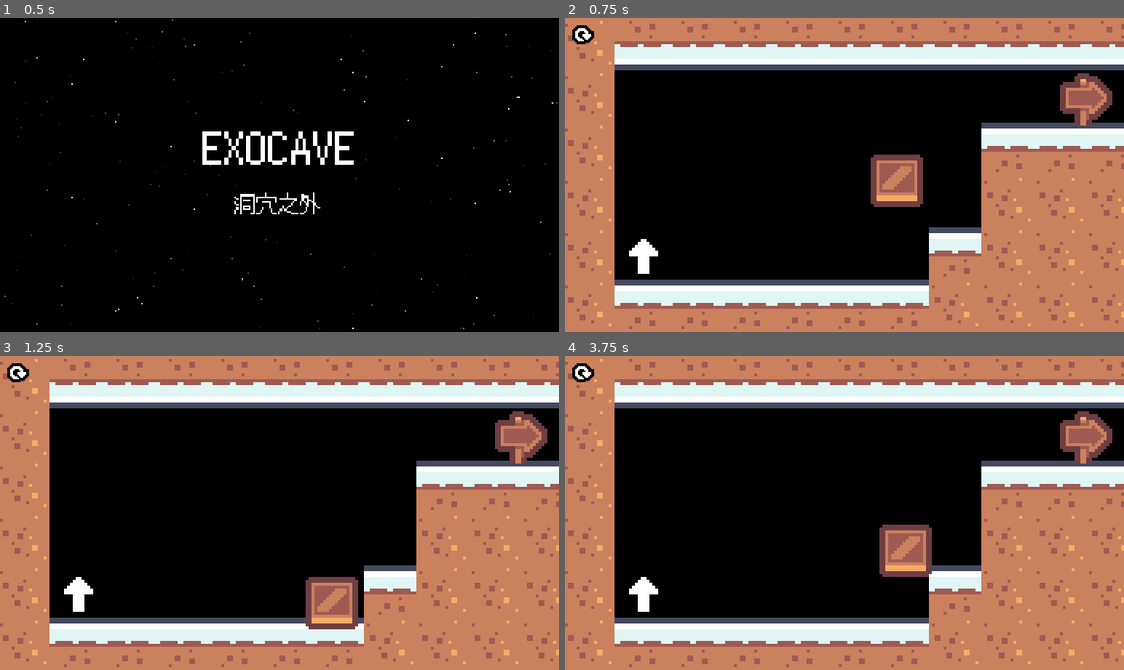
Above: before the commit, frames 1-4 (two rows, left to right).
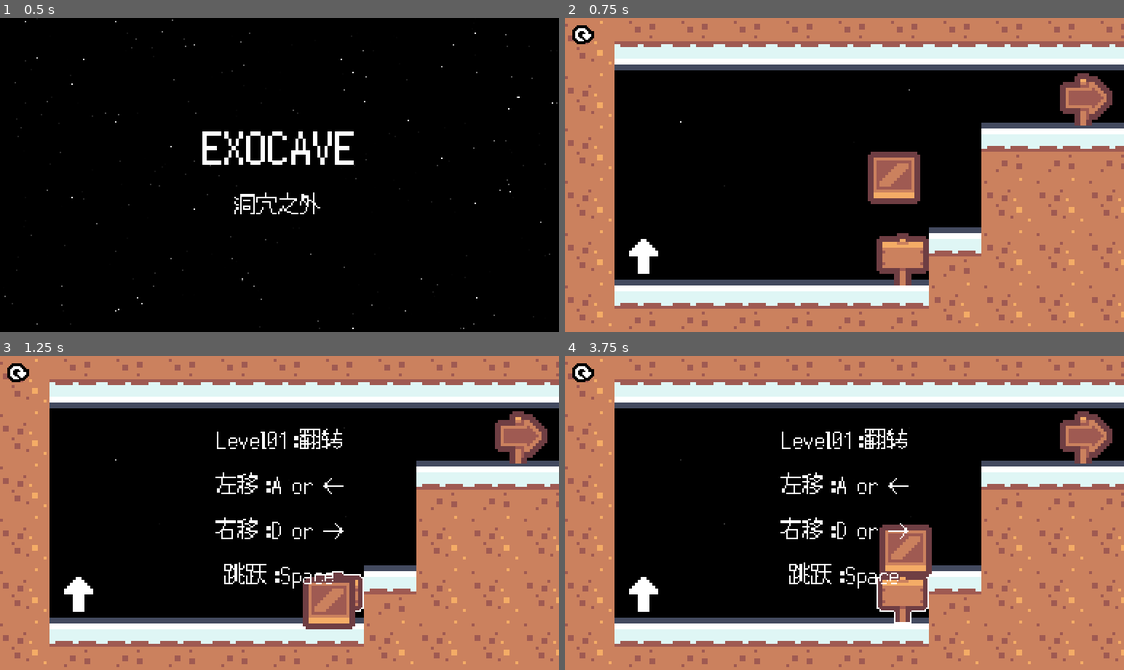
Above: after the commit, the same moments.

Repository: youer0219/Exocave
Game: Godot game, scene res://scenes/main_menu/MainMenu.tscn
Same seed, same stepped clock (60 frames per second), same inputs: the game is played once before the commit and once after it.
Inputs (mouse positions are in pixels of both pictures, inside the frame that each line leads up to):
- Up to frame 1 (0.5 s): no input
- Up to frame 2 (0.75 s): click (844, 203) at 0.5 s
- Up to frame 3 (1.25 s): no input
- Up to frame 4 (3.75 s): click (581, 374) at 1.25 s; tap Enter (ui_accept) at 2, 2.27, 2.75, 3.02 s; move the mouse to (967, 497) at 2.02 s; hold Right (ui_right) 2.03-3.53 s; move the mouse to (732, 528) at 2.77 s; move the mouse to (900, 443) at 3.52 s; hold Left (ui_left) from 3.53 s (still down)

Frame 1 is identical in both runs. In frame 2, 2.3% of the frame differs, in the area x 20-66%, y 22-86%; in frame 3, 2.0%; in frame 4, 2.5%, in the area x 20-66%, y 23-86%.

Commit message:
实现关卡告示牌、为关卡添加星空背景、优化信号传递

Diff:
--- /dev/null
+++ b/assets/shaders/outline.gdshader
@@ -0,0 +1,62 @@
+shader_type canvas_item;
+
+uniform vec4 color : source_color = vec4(1.0);
+uniform float width : hint_range(0, 10) = 1.0;
+uniform int pattern : hint_range(0, 2) = 0; // diamond, circle, square
+uniform bool inside = false;
+uniform bool add_margins = true; // only useful when inside is false
+
+void vertex() {
+	if (add_margins) {
+		VERTEX += (UV * 2.0 - 1.0) * width;
+	}
+}
+
+bool hasContraryNeighbour(vec2 uv, vec2 texture_pixel_size, sampler2D texture) {
+	for (float i = -ceil(width); i <= ceil(width); i++) {
+		float x = abs(i) > width ? width * sign(i) : i;
+		float offset;
+
+		if (pattern == 0) {
+			offset = width - abs(x);
+		} else if (pattern == 1) {
+			offset = floor(sqrt(pow(width + 0.5, 2) - x * x));
+		} else if (pattern == 2) {
+			offset = width;
+		}
+
+		for (float j = -ceil(offset); j <= ceil(offset); j++) {
+			float y = abs(j) > offset ? offset * sign(j) : j;
+			vec2 xy = uv + texture_pixel_size * vec2(x, y);
+
+			if ((xy != clamp(xy, vec2(0.0), vec2(1.0)) || texture(texture, xy).a <= 0.0) == inside) {
+				return true;
+			}
+		}
+	}
+
+	return false;
+}
+
+void fragment() {
+	vec2 uv = UV;
+
+	if (add_margins) {
+		vec2 texture_pixel_size = vec2(1.0) / (vec2(1.0) / TEXTURE_PIXEL_SIZE + vec2(width * 2.0));
+
+		uv = (uv - texture_pixel_size * width) * TEXTURE_PIXEL_SIZE / texture_pixel_size;
+
+		if (uv != clamp(uv, vec2(0.0), vec2(1.0))) {
+			COLOR.a = 0.0;
+		} else {
+			COLOR = texture(TEXTURE, uv);
+		}
+	} else {
+		COLOR = texture(TEXTURE, uv);
+	}
+
+	if ((COLOR.a > 0.0) == inside && hasContraryNeighbour(uv, TEXTURE_PIXEL_SIZE, TEXTURE)) {
+		COLOR.rgb = inside ? mix(COLOR.rgb, color.rgb, color.a) : color.rgb;
+		COLOR.a += (1.0 - COLOR.a) * color.a;
+	}
+}
--- a/global/event_bus/event_bus.gd
+++ b/global/event_bus/event_bus.gd
@@ -3,5 +3,3 @@
 
 @warning_ignore("unused_signal")
 signal gravity_flip
-@warning_ignore("unused_signal")
-signal level_win  ## 考虑到关卡中必备这个节点，可以直接通信，但目前先用这个实现。
--- /dev/null
+++ b/scenes/billboard/billboard.gd
@@ -0,0 +1,48 @@
+extends Area2D
+class_name Billboard
+
+signal text_update(text:String)
+
+@export_multiline var text:String
+
+@onready var image: Sprite2D = $Image
+
+var is_player_exist:bool = false:
+	set(value):
+		is_player_exist = value
+		update_billboard()
+var is_mouse_exist:bool = false:
+	set(value):
+		is_mouse_exist = value
+		update_billboard()
+
+func _ready() -> void:
+	hide_outline()
+
+func update_billboard():
+	if is_player_exist or is_mouse_exist:
+		outline()
+		text_update.emit(text)
+	else:
+		hide_outline()
+		text_update.emit("")
+
+func outline():
+	image.material.set_shader_parameter("width",0.5)
+
+func hide_outline():
+	image.material.set_shader_parameter("width",0.0)
+
+func _on_mouse_entered() -> void:
+	is_mouse_exist = true
+
+func _on_mouse_exited() -> void:
+	is_mouse_exist = false
+
+func _on_body_entered(body: Node2D) -> void:
+	if body is Player:
+		is_player_exist = true
+
+func _on_body_exited(body: Node2D) -> void:
+	if body is Player:
+		is_player_exist = false
--- /dev/null
+++ b/scenes/billboard/billboard.tscn
@@ -0,0 +1,30 @@
+[gd_scene load_steps=6 format=3 uid="uid://cm6pcukme4mw2"]
+
+[ext_resource type="Texture2D" uid="uid://cetcor14u50hs" path="res://assets/kenney_pixel-platformer/Tiles/tile_0086.png" id="1_31ivp"]
+[ext_resource type="Script" uid="uid://cv0dc1yr2xyw8" path="res://scenes/billboard/billboard.gd" id="1_vcqua"]
+[ext_resource type="Shader" uid="uid://chcruxanito2j" path="res://assets/shaders/outline.gdshader" id="2_o6ypo"]
+
+[sub_resource type="RectangleShape2D" id="RectangleShape2D_vcqua"]
+
+[sub_resource type="ShaderMaterial" id="ShaderMaterial_s473u"]
+shader = ExtResource("2_o6ypo")
+shader_parameter/color = Color(1, 1, 1, 1)
+shader_parameter/width = 0.0
+shader_parameter/pattern = 0
+shader_parameter/inside = true
+shader_parameter/add_margins = false
+
+[node name="Billboard" type="Area2D"]
+script = ExtResource("1_vcqua")
+
+[node name="CollisionShape2D" type="CollisionShape2D" parent="."]
+shape = SubResource("RectangleShape2D_vcqua")
+
+[node name="Image" type="Sprite2D" parent="."]
+material = SubResource("ShaderMaterial_s473u")
+texture = ExtResource("1_31ivp")
+
+[connection signal="body_entered" from="." to="." method="_on_body_entered"]
+[connection signal="body_exited" from="." to="." method="_on_body_exited"]
+[connection signal="mouse_entered" from="." to="." method="_on_mouse_entered"]
+[connection signal="mouse_exited" from="." to="." method="_on_mouse_exited"]
--- a/scenes/level/level.gd
+++ b/scenes/level/level.gd
@@ -3,11 +3,18 @@
 @export var level_name:String
 @export var next_level_name:String
 
+@onready var win_area_2d: Area2D = %WinArea2D
+@onready var billboard: Billboard = %Billboard
+@onready var label: Label = %Label
 
 func _ready() -> void:
-	EventBus.level_win.connect(
+	win_area_2d.level_win.connect(
 		func():
 			SceneManager.change_scene_to_level(next_level_name)
+	)
+	billboard.text_update.connect(
+		func(text:String):
+			label.text = text
 	)
 
 func _on_button_pressed() -> void:
--- a/scenes/level/level.tscn
+++ b/scenes/level/level.tscn
@@ -1,10 +1,12 @@
-[gd_scene load_steps=12 format=4 uid="uid://bhgetgieutmei"]
+[gd_scene load_steps=16 format=4 uid="uid://bhgetgieutmei"]
 
 [ext_resource type="Script" uid="uid://b1faq7nkveveq" path="res://scenes/level/level.gd" id="1_wcngd"]
 [ext_resource type="Script" uid="uid://v6jpyrttgo7t" path="res://components/grivate_area_2d.gd" id="2_xv074"]
 [ext_resource type="TileSet" uid="uid://bsrch7xw56pii" path="res://data/map/world.tres" id="3_sytrn"]
 [ext_resource type="PackedScene" uid="uid://bwo22nee7dils" path="res://scenes/win_area_2d/win_area_2d.tscn" id="5_pe1ox"]
+[ext_resource type="PackedScene" uid="uid://cm6pcukme4mw2" path="res://scenes/billboard/billboard.tscn" id="5_wcngd"]
 [ext_resource type="PackedScene" uid="uid://dr0farklgsayx" path="res://scenes/player/player.tscn" id="7_b7m21"]
+[ext_resource type="Shader" uid="uid://dsl83rk3ci4aa" path="res://assets/shaders/stars.gdshader" id="8_sytrn"]
 [ext_resource type="Texture2D" uid="uid://domvpvowqypxy" path="res://assets/kenney_cursor-pixel-pack/Tilemap/tilemap.png" id="8_xv074"]
 
 [sub_resource type="RectangleShape2D" id="RectangleShape2D_xv074"]
@@ -36,6 +38,20 @@
 atlas = ExtResource("8_xv074")
 region = Rect2(153, 170, 16, 16)
 
+[sub_resource type="LabelSettings" id="LabelSettings_xv074"]
+font_size = 24
+
+[sub_resource type="ShaderMaterial" id="ShaderMaterial_tf2q7"]
+shader = ExtResource("8_sytrn")
+shader_parameter/bg_color = Color(0, 0, 0, 1)
+shader_parameter/glare_intensity = 0.0
+shader_parameter/star_prob = 1.0
+shader_parameter/star_size = 1.0
+shader_parameter/small_star_prob = 0.996
+shader_parameter/small_star_size = 0.5
+shader_parameter/small_star_speed = 3.0
+shader_parameter/small_star_intensity = 0.8
+
 [node name="Level" type="Node2D"]
 script = ExtResource("1_wcngd")
 metadata/_edit_lock_ = true
@@ -58,7 +74,12 @@
 [node name="Items" type="Node2D" parent="."]
 
 [node name="WinArea2D" parent="Items" instance=ExtResource("5_pe1ox")]
+unique_name_in_owner = true
 position = Vector2(180, 28)
+
+[node name="Billboard" parent="Items" instance=ExtResource("5_wcngd")]
+unique_name_in_owner = true
+position = Vector2(117, 83)
 
 [node name="GravityFlipArea2Ds" type="Node2D" parent="Items"]
 
@@ -87,15 +108,34 @@
 icon = SubResource("AtlasTexture_sytrn")
 icon_alignment = 1
 
+[node name="Label" type="Label" parent="UI"]
+unique_name_in_owner = true
+anchors_preset = 8
+anchor_left = 0.5
+anchor_top = 0.5
+anchor_right = 0.5
+anchor_bottom = 0.5
+offset_left = -20.0
+offset_top = -9.5
+offset_right = 20.0
+offset_bottom = 9.5
+grow_horizontal = 2
+grow_vertical = 2
+label_settings = SubResource("LabelSettings_xv074")
+horizontal_alignment = 1
+vertical_alignment = 1
+
 [node name="Background" type="CanvasLayer" parent="."]
 layer = -128
 
 [node name="ColorRect" type="ColorRect" parent="Background"]
+material = SubResource("ShaderMaterial_tf2q7")
 anchors_preset = 15
 anchor_right = 1.0
 anchor_bottom = 1.0
 grow_horizontal = 2
 grow_vertical = 2
+mouse_filter = 2
 color = Color(0, 0, 0, 1)
 metadata/_edit_use_anchors_ = true
 
--- a/scenes/level/levels/level_01.tscn
+++ b/scenes/level/levels/level_01.tscn
@@ -1,8 +1,9 @@
-[gd_scene load_steps=8 format=3 uid="uid://c0fgq1mj8r5e7"]
+[gd_scene load_steps=10 format=3 uid="uid://c0fgq1mj8r5e7"]
 
 [ext_resource type="PackedScene" uid="uid://bhgetgieutmei" path="res://scenes/level/level.tscn" id="1_qukfu"]
 [ext_resource type="PackedScene" uid="uid://bwad2h4qrsxb7" path="res://scenes/gravity_flip_area_2d/gravity_flip_area_2d.tscn" id="2_7ugam"]
 [ext_resource type="PackedScene" uid="uid://djs38s3xo5gf0" path="res://components/button_sound.tscn" id="3_ujlqr"]
+[ext_resource type="Shader" uid="uid://dsl83rk3ci4aa" path="res://assets/shaders/stars.gdshader" id="4_ddn6a"]
 
 [sub_resource type="RectangleShape2D" id="RectangleShape2D_qukfu"]
 size = Vector2(246, 143)
@@ -29,6 +30,17 @@
 resource_local_to_scene = true
 bg_color = Color(0.6, 0.6, 0.6, 0)
 
+[sub_resource type="ShaderMaterial" id="ShaderMaterial_vl1ph"]
+shader = ExtResource("4_ddn6a")
+shader_parameter/bg_color = Color(0, 0, 0, 1)
+shader_parameter/glare_intensity = 0.0
+shader_parameter/star_prob = 1.0
+shader_parameter/star_size = 1.0
+shader_parameter/small_star_prob = 0.999
+shader_parameter/small_star_size = 0.5
+shader_parameter/small_star_speed = 3.0
+shader_parameter/small_star_intensity = 0.8
+
 [node name="Level01" instance=ExtResource("1_qukfu")]
 level_name = "level_01"
 next_level_name = "level_02"
@@ -37,8 +49,17 @@
 position = Vector2(-187, -126.5)
 shape = SubResource("RectangleShape2D_qukfu")
 
+[node name="Billboard" parent="Items" index="1"]
+text = "Level01：翻转
+左移：A or ←
+右移：D or →
+跳跃：Space"
+
 [node name="GravityFlipArea2D" parent="Items/GravityFlipArea2Ds" index="0" instance=ExtResource("2_7ugam")]
 position = Vector2(28, 82)
+
+[node name="Player" parent="." index="3"]
+position = Vector2(114, 45)
 
 [node name="Button" parent="UI" index="0"]
 theme_override_styles/hover = SubResource("StyleBoxFlat_qukfu")
@@ -47,3 +68,6 @@
 
 [node name="ButtonSound" parent="UI" index="1" node_paths=PackedStringArray("button") instance=ExtResource("3_ujlqr")]
 button = NodePath("../Button")
+
+[node name="ColorRect" parent="Background" index="0"]
+material = SubResource("ShaderMaterial_vl1ph")
--- a/scenes/level/levels/level_02.tscn
+++ b/scenes/level/levels/level_02.tscn
@@ -1,8 +1,9 @@
-[gd_scene load_steps=8 format=4 uid="uid://dxu5dmsl7hp3"]
+[gd_scene load_steps=10 format=4 uid="uid://dxu5dmsl7hp3"]
 
 [ext_resource type="PackedScene" uid="uid://bhgetgieutmei" path="res://scenes/level/level.tscn" id="1_5sflw"]
 [ext_resource type="PackedScene" uid="uid://bwad2h4qrsxb7" path="res://scenes/gravity_flip_area_2d/gravity_flip_area_2d.tscn" id="2_fpvcb"]
 [ext_resource type="PackedScene" uid="uid://bkvo1v8o26fam" path="res://scenes/box/box.tscn" id="2_tltkb"]
+[ext_resource type="Shader" uid="uid://dsl83rk3ci4aa" path="res://assets/shaders/stars.gdshader" id="4_i2rxr"]
 
 [sub_resource type="RectangleShape2D" id="RectangleShape2D_5sflw"]
 size = Vector2(311, 159)
@@ -29,6 +30,17 @@
 resource_local_to_scene = true
 bg_color = Color(0.6, 0.6, 0.6, 0)
 
+[sub_resource type="ShaderMaterial" id="ShaderMaterial_w6woj"]
+shader = ExtResource("4_i2rxr")
+shader_parameter/bg_color = Color(0, 0, 0, 1)
+shader_parameter/glare_intensity = 0.0
+shader_parameter/star_prob = 1.0
+shader_parameter/star_size = 1.0
+shader_parameter/small_star_prob = 0.998
+shader_parameter/small_star_size = 0.5
+shader_parameter/small_star_speed = 3.0
+shader_parameter/small_star_intensity = 0.8
+
 [node name="Level02" instance=ExtResource("1_5sflw")]
 level_name = "level_02"
 next_level_name = "level_03"
@@ -42,6 +54,10 @@
 
 [node name="WinArea2D" parent="Items" index="0"]
 position = Vector2(240, 28)
+
+[node name="Billboard" parent="Items" index="1"]
+position = Vector2(120, 118)
+text = "Level02：换位思考"
 
 [node name="GravityFlipArea2D" parent="Items/GravityFlipArea2Ds" index="0" instance=ExtResource("2_fpvcb")]
 position = Vector2(28, 118)
@@ -60,3 +76,6 @@
 theme_override_styles/hover = SubResource("StyleBoxFlat_tltkb")
 theme_override_styles/pressed = SubResource("StyleBoxFlat_fpvcb")
 theme_override_styles/normal = SubResource("StyleBoxFlat_i2rxr")
+
+[node name="ColorRect" parent="Background" index="0"]
+material = SubResource("ShaderMaterial_w6woj")
--- a/scenes/level/levels/level_03.tscn
+++ b/scenes/level/levels/level_03.tscn
@@ -1,8 +1,9 @@
-[gd_scene load_steps=8 format=4 uid="uid://da0jn4lfseg10"]
+[gd_scene load_steps=10 format=4 uid="uid://da0jn4lfseg10"]
 
 [ext_resource type="PackedScene" uid="uid://bhgetgieutmei" path="res://scenes/level/level.tscn" id="1_b2jqh"]
 [ext_resource type="PackedScene" uid="uid://bwad2h4qrsxb7" path="res://scenes/gravity_flip_area_2d/gravity_flip_area_2d.tscn" id="2_8p5re"]
 [ext_resource type="PackedScene" uid="uid://bkvo1v8o26fam" path="res://scenes/box/box.tscn" id="3_v1p6c"]
+[ext_resource type="Shader" uid="uid://dsl83rk3ci4aa" path="res://assets/shaders/stars.gdshader" id="4_1vo70"]
 
 [sub_resource type="RectangleShape2D" id="RectangleShape2D_b2jqh"]
 size = Vector2(409, 249.5)
@@ -29,6 +30,17 @@
 resource_local_to_scene = true
 bg_color = Color(0.6, 0.6, 0.6, 0)
 
+[sub_resource type="ShaderMaterial" id="ShaderMaterial_3vq1c"]
+shader = ExtResource("4_1vo70")
+shader_parameter/bg_color = Color(0, 0, 0, 1)
+shader_parameter/glare_intensity = 0.0
+shader_parameter/star_prob = 1.0
+shader_parameter/star_size = 1.0
+shader_parameter/small_star_prob = 0.997
+shader_parameter/small_star_size = 0.5
+shader_parameter/small_star_speed = 3.0
+shader_parameter/small_star_intensity = 0.8
+
 [node name="Level03" instance=ExtResource("1_b2jqh")]
 level_name = "level_03"
 next_level_name = "level_04"
@@ -42,6 +54,10 @@
 
 [node name="WinArea2D" parent="Items" index="0"]
 position = Vector2(361, 207)
+
+[node name="Billboard" parent="Items" index="1"]
+position = Vector2(248, 101)
+text = "Level03：偏见"
 
 [node name="GravityFlipArea2D2" parent="Items/GravityFlipArea2Ds" index="0" instance=ExtResource("2_8p5re")]
 position = Vector2(50, 27)
@@ -60,7 +76,7 @@
 position = Vector2(335, 29)
 
 [node name="Player" parent="." index="3"]
-position = Vector2(239, 97)
+position = Vector2(278, 99)
 speed = 150.0
 
 [node name="Camera2D" parent="." index="4"]
@@ -71,3 +87,6 @@
 theme_override_styles/hover = SubResource("StyleBoxFlat_8p5re")
 theme_override_styles/pressed = SubResource("StyleBoxFlat_v1p6c")
 theme_override_styles/normal = SubResource("StyleBoxFlat_1vo70")
+
+[node name="ColorRect" parent="Background" index="0"]
+material = SubResource("ShaderMaterial_3vq1c")
--- a/scenes/level/levels/level_04.tscn
+++ b/scenes/level/levels/level_04.tscn
@@ -1,9 +1,10 @@
-[gd_scene load_steps=9 format=4 uid="uid://mbu2d847ny6v"]
+[gd_scene load_steps=11 format=4 uid="uid://mbu2d847ny6v"]
 
 [ext_resource type="PackedScene" uid="uid://bhgetgieutmei" path="res://scenes/level/level.tscn" id="1_l23p1"]
 [ext_resource type="PackedScene" uid="uid://bkvo1v8o26fam" path="res://scenes/box/box.tscn" id="2_j3lvj"]
 [ext_resource type="PackedScene" uid="uid://bwad2h4qrsxb7" path="res://scenes/gravity_flip_area_2d/gravity_flip_area_2d.tscn" id="2_wbvef"]
 [ext_resource type="PackedScene" uid="uid://dd2abswysq2tq" path="res://scenes/one_way_platformer/one_way_platformer.tscn" id="3_wbvef"]
+[ext_resource type="Shader" uid="uid://dsl83rk3ci4aa" path="res://assets/shaders/stars.gdshader" id="5_lf6u4"]
 
 [sub_resource type="RectangleShape2D" id="RectangleShape2D_l23p1"]
 size = Vector2(539, 319.5)
@@ -30,6 +31,17 @@
 resource_local_to_scene = true
 bg_color = Color(0.6, 0.6, 0.6, 0)
 
+[sub_resource type="ShaderMaterial" id="ShaderMaterial_onrde"]
+shader = ExtResource("5_lf6u4")
+shader_parameter/bg_color = Color(0, 0, 0, 1)
+shader_parameter/glare_intensity = 0.0
+shader_parameter/star_prob = 1.0
+shader_parameter/star_size = 1.0
+shader_parameter/small_star_prob = 0.996
+shader_parameter/small_star_size = 0.5
+shader_parameter/small_star_speed = 3.0
+shader_parameter/small_star_intensity = 0.8
+
 [node name="Level04" instance=ExtResource("1_l23p1")]
 level_name = "level_04"
 next_level_name = "level_05"
@@ -43,6 +55,10 @@
 
 [node name="WinArea2D" parent="Items" index="0"]
 position = Vector2(497, 262)
+
+[node name="Billboard" parent="Items" index="1"]
+position = Vector2(29, 99)
+text = "Level04:通道"
 
 [node name="GravityFlipArea2D" parent="Items/GravityFlipArea2Ds" index="0" instance=ExtResource("2_wbvef")]
 position = Vector2(426, 29)
@@ -104,3 +120,10 @@
 theme_override_styles/hover = SubResource("StyleBoxFlat_j3lvj")
 theme_override_styles/pressed = SubResource("StyleBoxFlat_x3wov")
 theme_override_styles/normal = SubResource("StyleBoxFlat_wbvef")
+
+[node name="Label" parent="UI" index="1"]
+offset_top = -26.0
+offset_bottom = 2.0
+
+[node name="ColorRect" parent="Background" index="0"]
+material = SubResource("ShaderMaterial_onrde")
--- a/scenes/level/levels/level_05.tscn
+++ b/scenes/level/levels/level_05.tscn
@@ -1,6 +1,7 @@
-[gd_scene load_steps=6 format=4 uid="uid://ddxqk7m07i0op"]
+[gd_scene load_steps=8 format=4 uid="uid://ddxqk7m07i0op"]
 
 [ext_resource type="PackedScene" uid="uid://bhgetgieutmei" path="res://scenes/level/level.tscn" id="1_cie1y"]
+[ext_resource type="Shader" uid="uid://dsl83rk3ci4aa" path="res://assets/shaders/stars.gdshader" id="2_mwh2j"]
 
 [sub_resource type="RectangleShape2D" id="RectangleShape2D_cie1y"]
 size = Vector2(781, 444.5)
@@ -27,6 +28,17 @@
 resource_local_to_scene = true
 bg_color = Color(0.6, 0.6, 0.6, 0)
 
+[sub_resource type="ShaderMaterial" id="ShaderMaterial_q4wnf"]
+shader = ExtResource("2_mwh2j")
+shader_parameter/bg_color = Color(0, 0, 0, 1)
+shader_parameter/glare_intensity = 0.0
+shader_parameter/star_prob = 1.0
+shader_parameter/star_size = 1.0
+shader_parameter/small_star_prob = 0.995
+shader_parameter/small_star_size = 0.5
+shader_parameter/small_star_speed = 3.0
+shader_parameter/small_star_intensity = 0.8
+
 [node name="Level05" instance=ExtResource("1_cie1y")]
 
 [node name="CollisionShape2D" parent="GravityArea2D" index="0"]
@@ -50,3 +62,6 @@
 theme_override_styles/hover = SubResource("StyleBoxFlat_mwh2j")
 theme_override_styles/pressed = SubResource("StyleBoxFlat_q4wnf")
 theme_override_styles/normal = SubResource("StyleBoxFlat_o1wpm")
+
+[node name="ColorRect" parent="Background" index="0"]
+material = SubResource("ShaderMaterial_q4wnf")
--- a/scenes/win_area_2d/win_area_2d.gd
+++ b/scenes/win_area_2d/win_area_2d.gd
@@ -1,8 +1,10 @@
 extends Area2D
+
+signal level_win
 
 @export var win_sound:AudioStream
 
 func _on_body_entered(body: Node2D) -> void:
 	if body is Player:
-		EventBus.level_win.emit()
+		level_win.emit()
 		SfxPlayer.play(win_sound,false,0.0)
Not shown, added: assets/shaders/outline.gdshader.uid
Not shown, added: scenes/billboard/billboard.gd.uid
Not shown, changed: 开发日志.md
